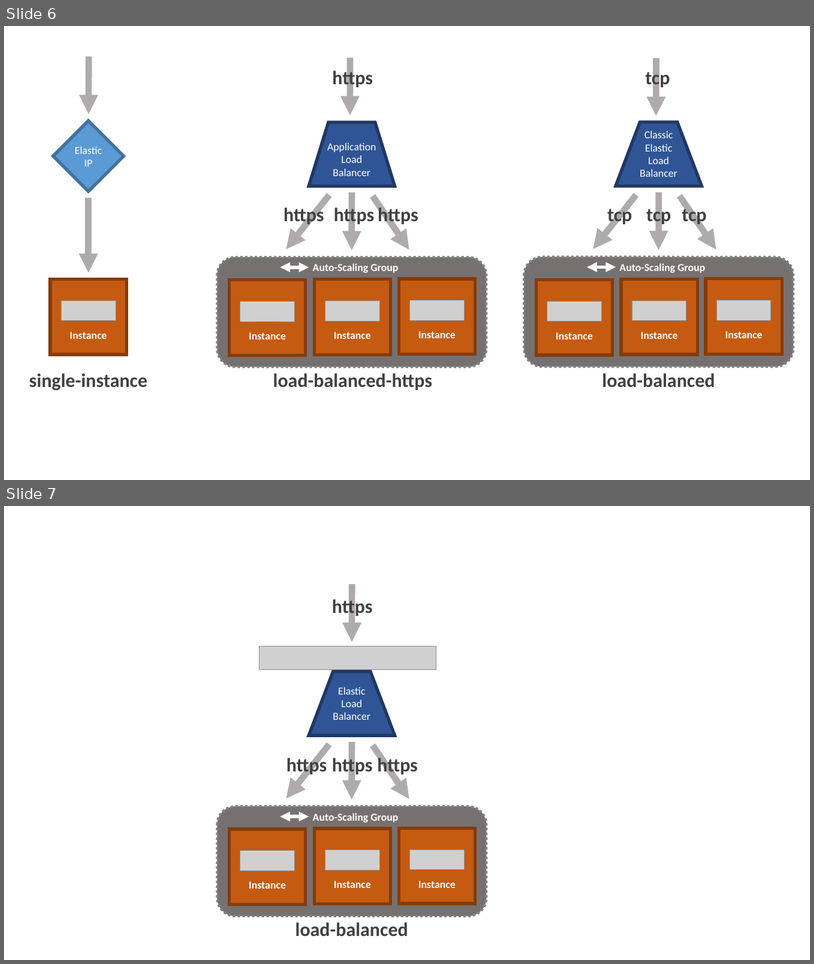
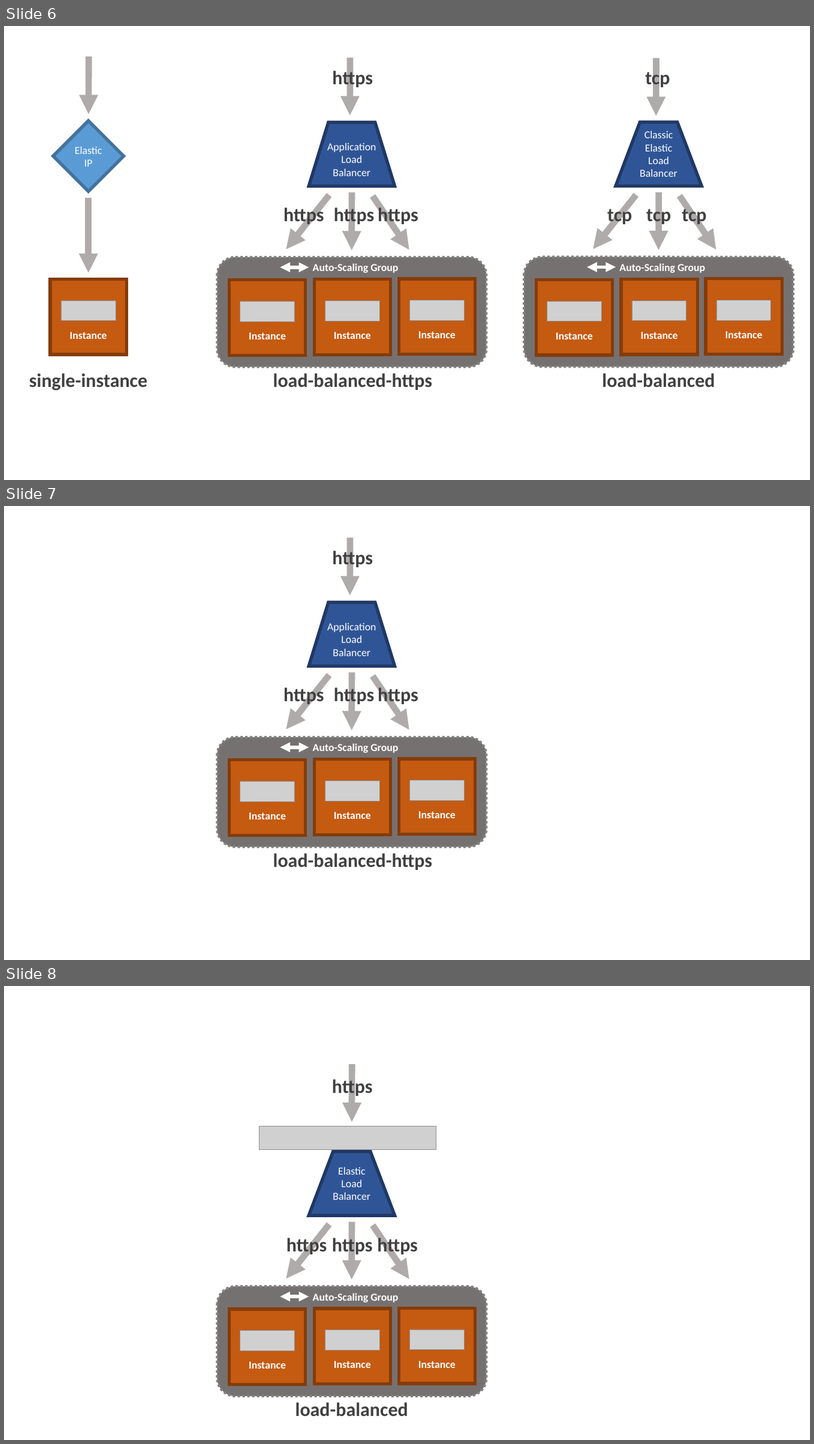
Before and after one commit to flyway/boxfuse.com, a slide deck: _sources/GettingStarted.pptx. Shown one above the other, each under a label of ours: slides 6 and 7 before the commit, slides 6, 7 and 8 after it. The pictures are 814x964 and 814x1444 pixels, drawn with LibreOffice and Linux fonts; fonts in the diff are those of the drawing; grey boxes stand for pictures; background and template pictures are left out. Boxes give left, top, right and bottom in pixels: in the first picture for what was removed or moved away, otherwise in the second. Text is boxed around its words. In the diff, an @@ line names an element or a change of style, - is before the commit and + after.

Commit message:
Updated for load-balanced-https

```diff
--- a/_sources/GettingStarted.pptx
+++ b/_sources/GettingStarted.pptx
@@ slide 7 added at <box>4,506,810,960</box>, background #FFFFFF @@
@@ arrow added from (350, 537) to (350, 595), #AFABAB 12 pt @@
@@ text added at <box>332,548,373,569</box>, 36 pt, text #404040, bold @@
+https
@@ trapezoid added at <box>309,603,395,666</box>, fill #2F5597, outline #203864 6 pt, 20 pt, text #FFFFFF @@
+Application Load Balancer
@@ text added at <box>284,685,324,706</box>, 36 pt, text #404040, bold @@
+https
@@ arrow added from (329, 675) to (286, 729), #AFABAB 12 pt @@
@@ text added at <box>334,685,375,706</box>, 36 pt, text #404040, bold @@
+https
@@ arrow added from (352, 672) to (352, 730), #AFABAB 12 pt @@
@@ arrow added from (372, 676) to (409, 729), #AFABAB 12 pt @@
@@ text added at <box>378,685,419,706</box>, 36 pt, text #404040, bold @@
+https
@@ group added at <box>217,737,486,847</box>: 3 rectangles, 3 pictures, 1 rounded rectangle, 1 double arrow, 1 text @@
+Instance
+Instance
+Instance
+Auto-Scaling Group
@@ text added at <box>273,853,433,870</box>, 36 pt, text #404040, bold @@
+load-balanced-https
@@ what was slide 7 is now slide 8 @@
```
